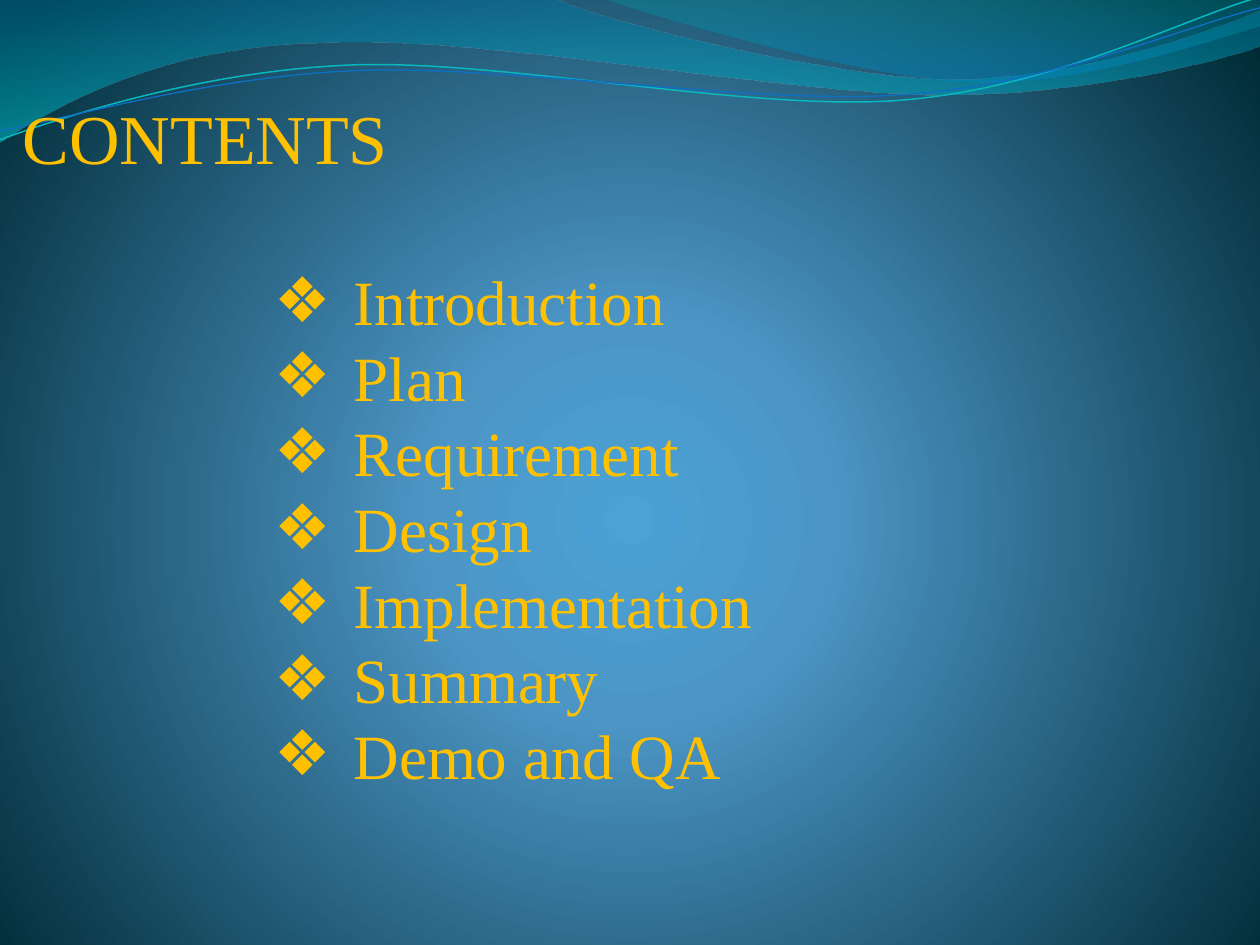
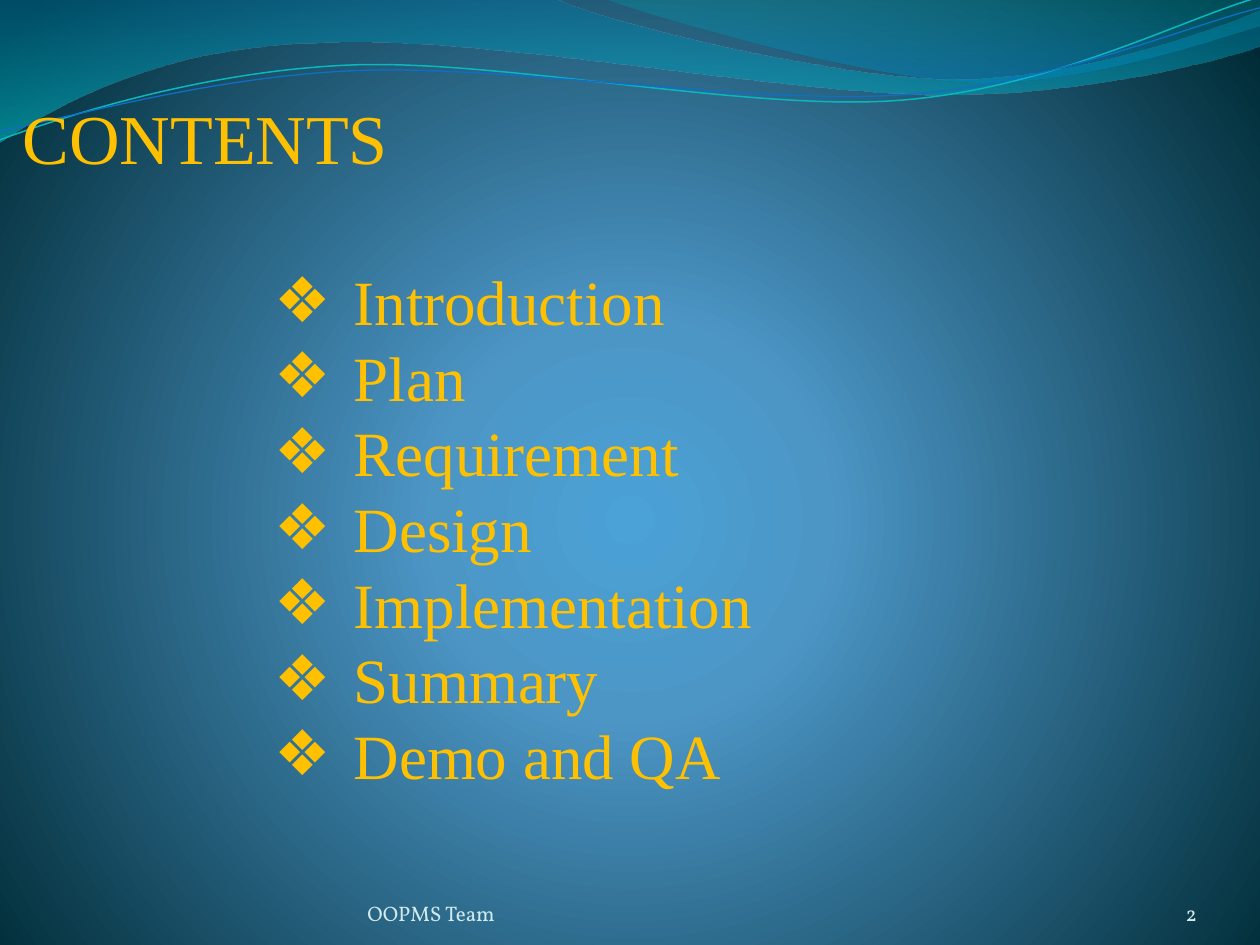
Before and after one commit to gofpattern/oopms, a slide deck: slide 2 of Document/Report/Presentation/OOPMS_Presentation_v1.0.pptx. Drawn at 1260x945 pixels with LibreOffice and Linux fonts; fonts in the diff are those of the drawing. Boxes give left, top, right and bottom in pixels: in the first picture for what was removed or moved away, otherwise in the second. Text is boxed around its words. In the diff, an @@ line names an element or a change of style, - is before the commit and + after.

```diff
--- a/Document/Report/Presentation/OOPMS_Presentation_v1.0.pptx
+++ b/Document/Report/Presentation/OOPMS_Presentation_v1.0.pptx
@@ text added at [367,906,495,921], 12 pt, text #D1EAEE @@
+OOPMS Team
@@ page number added at [1186,910,1197,921], 12 pt, text #D1EAEE @@
+2
```
Also in this commit, not shown: 30 other slides changed, 6 slides added, 1 other file.
